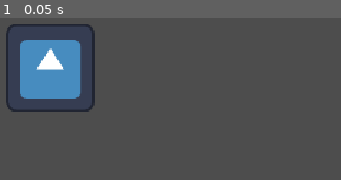
Above: before the commit, frame 1.
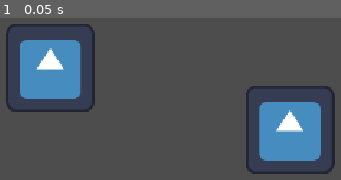
Above: after the commit, the same moment.

Repository: jakobbbb/find-your-boo
Game: Godot game, scene res://yarn/test.tscn
Two runs of this game, one before a commit and one after it. Both use one fixed random seed, a clock stepped at 60 frames per second and the inputs below. The engine's default icon, where the game draws it, is replaced by a stand-in: a white triangle on a blue panel in a dark square.
Inputs:
- Up to frame 1 (0.05 s): no input

The runs differ from the first frame. In frame 1, 8.5% of the frame differs, in the area x 72-99%, y 41-97%.

Commit message:
Clickable NPCs

Diff:
--- /dev/null
+++ b/prefabs/npc.tscn
@@ -0,0 +1,21 @@
+[gd_scene format=3 uid="uid://xrs0qqicpldt"]
+
+[ext_resource type="Script" uid="uid://bysm0drbuwowh" path="res://scripts/npc.gd" id="1_1ov3m"]
+[ext_resource type="Texture2D" uid="uid://cxab3j7s6yvf4" path="res://icon.svg" id="2_cuwdc"]
+
+[sub_resource type="RectangleShape2D" id="RectangleShape2D_0bbe5"]
+size = Vector2(129, 128)
+
+[node name="NPC" type="Node2D" unique_id=438049094]
+script = ExtResource("1_1ov3m")
+
+[node name="Sprite2D" type="Sprite2D" parent="." unique_id=177765413]
+texture = ExtResource("2_cuwdc")
+
+[node name="Area2D" type="Area2D" parent="Sprite2D" unique_id=1716052840]
+
+[node name="CollisionShape2D" type="CollisionShape2D" parent="Sprite2D/Area2D" unique_id=685501766]
+position = Vector2(-0.5, 0)
+shape = SubResource("RectangleShape2D_0bbe5")
+
+[connection signal="input_event" from="Sprite2D/Area2D" to="." method="_on_area_2d_input_event"]
--- /dev/null
+++ b/scripts/dialogue.gd
@@ -0,0 +1 @@
+extends YarnDialogueRunner
--- a/scripts/npc.gd
+++ b/scripts/npc.gd
@@ -1,9 +1,8 @@
 extends Node
 
-func clicked():
-	print("hello")
+@onready var dia: YarnDialogueRunner = %YarnDialogueRunner
 
 
 func _on_area_2d_input_event(viewport: Node, event: InputEvent, shape_idx: int) -> void:
 	if event.is_pressed():
-		clicked()
+		dia.start_dialogue("Start")
--- a/yarn/test.tscn
+++ b/yarn/test.tscn
@@ -1,24 +1,24 @@
 [gd_scene format=3 uid="uid://bybr8lm1kgm1n"]
 
-[ext_resource type="Script" uid="uid://bysm0drbuwowh" path="res://scripts/npc.gd" id="1_8uh7m"]
-[ext_resource type="Texture2D" uid="uid://cxab3j7s6yvf4" path="res://icon.svg" id="1_37kl0"]
-
-[sub_resource type="RectangleShape2D" id="RectangleShape2D_0bbe5"]
-size = Vector2(129, 128)
+[ext_resource type="PackedScene" uid="uid://xrs0qqicpldt" path="res://prefabs/npc.tscn" id="1_37kl0"]
+[ext_resource type="Script" uid="uid://b5qclimtvr048" path="res://scripts/dialogue.gd" id="2_ppyta"]
+[ext_resource type="Script" uid="uid://cph55j8gti5le" path="res://addons/yarn_spinner/ui/dialogue_view.gd" id="3_ppyta"]
+[ext_resource type="Resource" uid="uid://bv7k2fgfi3ca1" path="res://boo.yarnproject" id="3_ykrsh"]
 
 [node name="Test" type="Node2D" unique_id=63273623]
 
-[node name="NPC" type="Node2D" parent="." unique_id=68273794]
+[node name="NPC" parent="." unique_id=438049094 instance=ExtResource("1_37kl0")]
 position = Vector2(454, 262)
-script = ExtResource("1_8uh7m")
 
-[node name="Sprite2D" type="Sprite2D" parent="NPC" unique_id=1598802370]
-texture = ExtResource("1_37kl0")
+[node name="NPC2" parent="." unique_id=27218590 instance=ExtResource("1_37kl0")]
+position = Vector2(799, 351)
 
-[node name="Area2D" type="Area2D" parent="NPC/Sprite2D" unique_id=237225326]
+[node name="YarnDialogueRunner" type="Node" parent="." unique_id=1231268986]
+unique_name_in_owner = true
+script = ExtResource("2_ppyta")
+yarn_project = ExtResource("3_ykrsh")
+metadata/_custom_type_script = "uid://flra500ihbix"
 
-[node name="CollisionShape2D" type="CollisionShape2D" parent="NPC/Sprite2D/Area2D" unique_id=1955858458]
-position = Vector2(-0.5, 0)
-shape = SubResource("RectangleShape2D_0bbe5")
-
-[connection signal="input_event" from="NPC/Sprite2D/Area2D" to="NPC" method="_on_area_2d_input_event"]
+[node name="YarnDialogueView" type="CanvasLayer" parent="YarnDialogueRunner" unique_id=2089908858]
+script = ExtResource("3_ppyta")
+metadata/_custom_type_script = "uid://cph55j8gti5le"
Not shown, added: scripts/dialogue.gd.uid
Not shown, changed: yarn/boo.yarn
